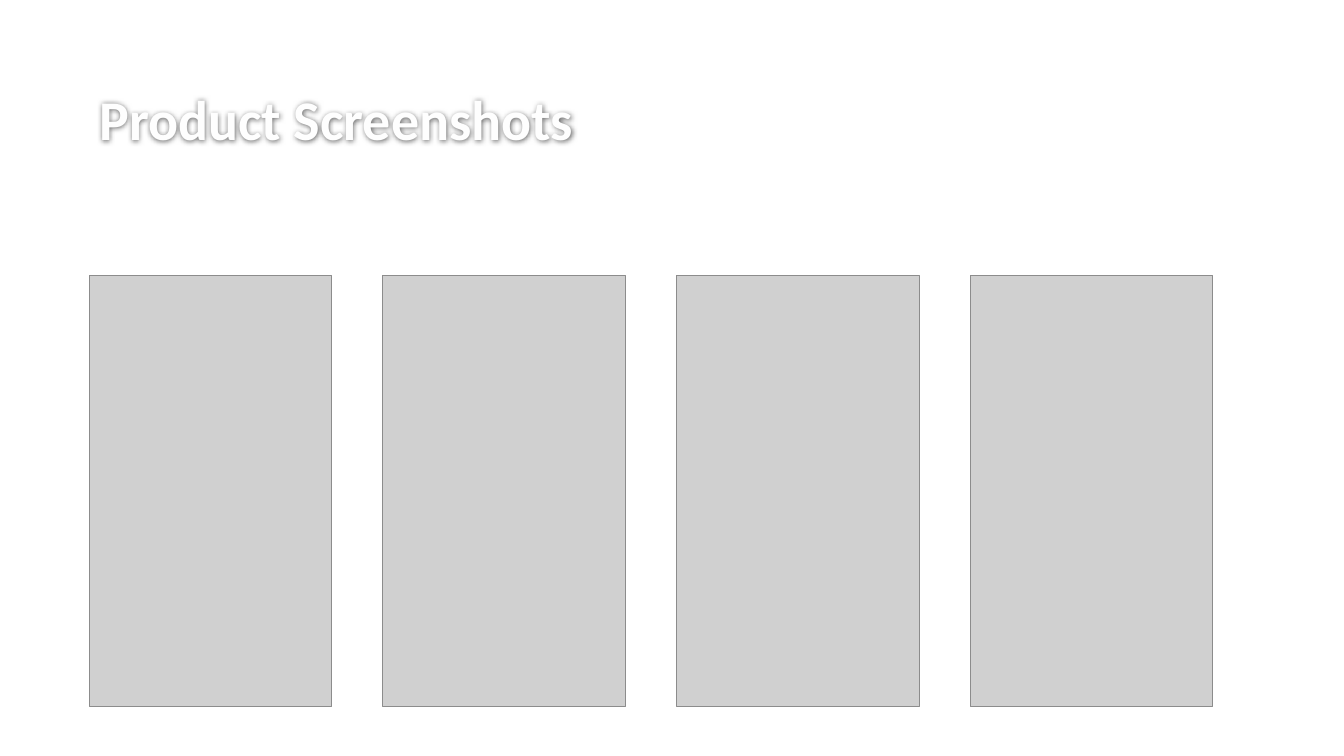
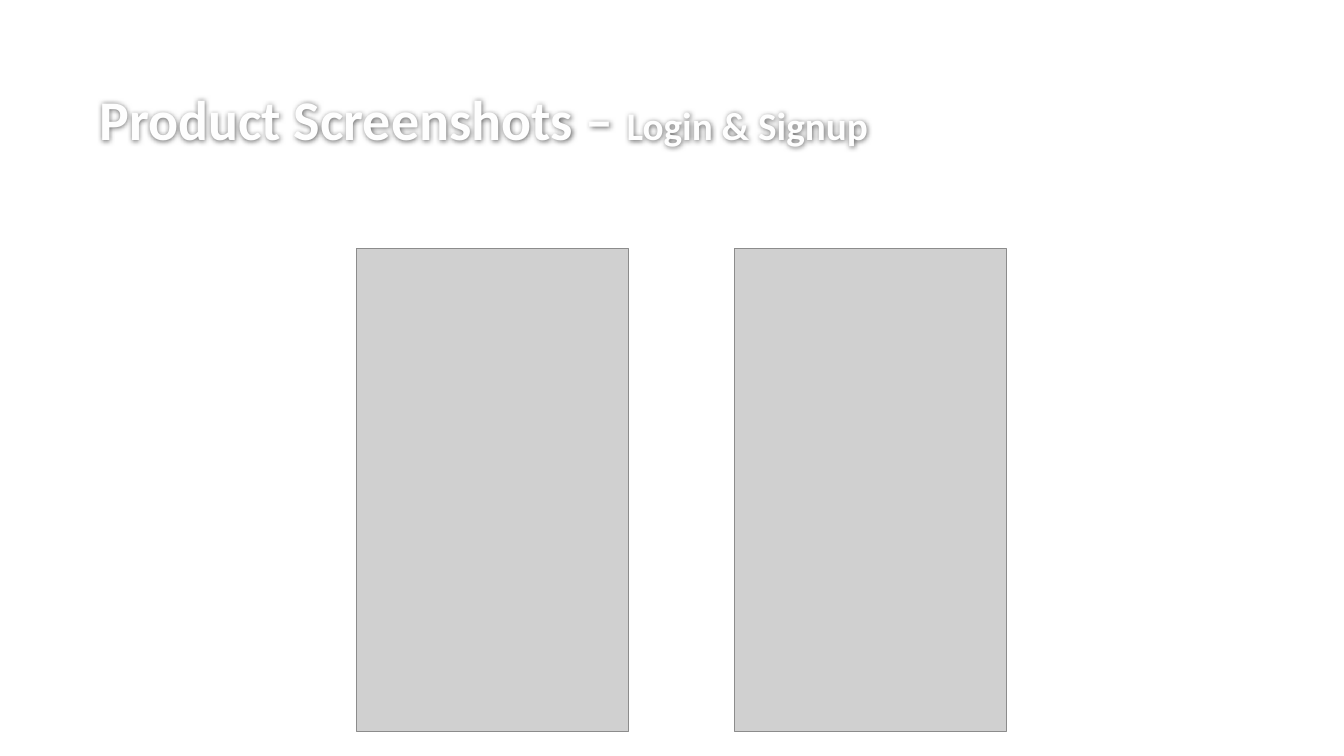
Before and after one commit to lakshaysethi/Assignment_3_Mobile_Dev, a slide deck: slide 10 of Documentation/Presentation.pptx. Drawn at 1344x756 pixels with LibreOffice and Linux fonts; fonts in the diff are those of the drawing; grey boxes stand for pictures; background and template pictures are left out. Boxes give left, top, right and bottom in pixels: in the first picture for what was removed or moved away, otherwise in the second. Text is boxed around its words. In the diff, an @@ line names an element or a change of style, - is before the commit and + after.

```diff
--- a/Documentation/Presentation.pptx
+++ b/Documentation/Presentation.pptx
@@ title at (99, 100, 868, 149): text changed @@
-Product Screenshots
+Product Screenshots – Login & Signup
@@ picture: place and size @@
-picture at (90, 275, 333, 707)
+picture at (357, 249, 629, 732)
@@ picture: place and size @@
-picture at (383, 275, 626, 707)
+picture at (735, 249, 1007, 732)
@@ picture removed at (677, 275, 920, 707) @@
@@ picture removed at (971, 275, 1214, 707) @@
```
Also in this commit, not shown: 1 other slide changed, 3 slides added, 1 other file.
